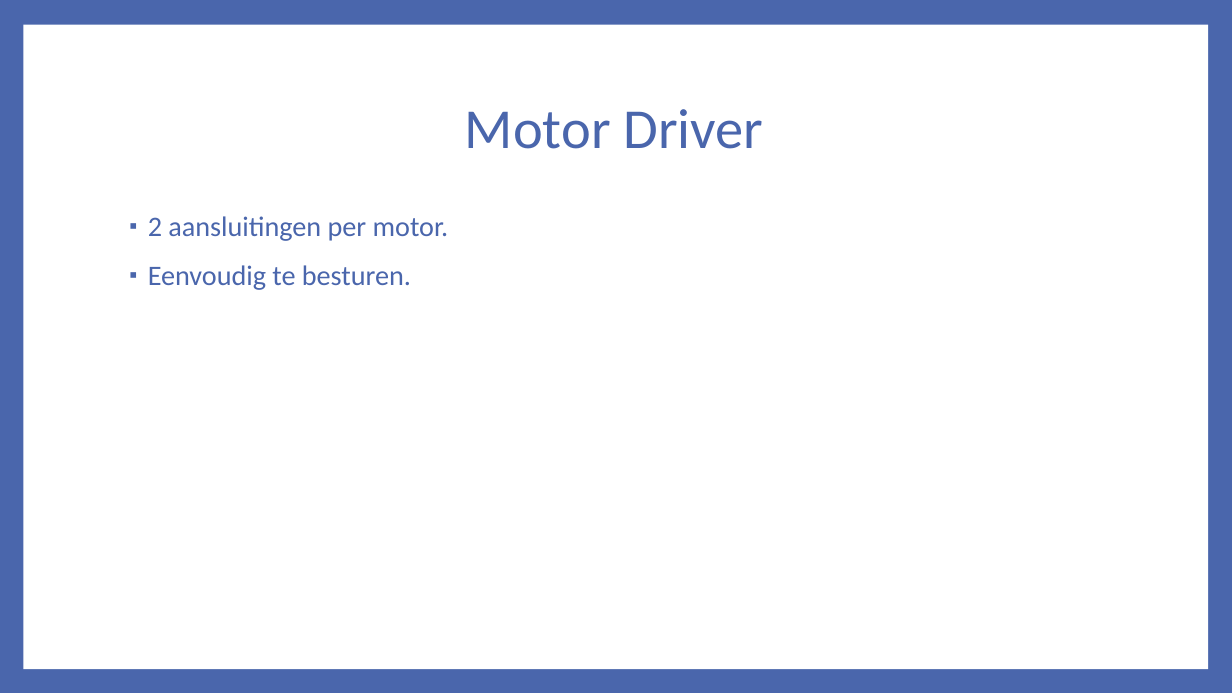
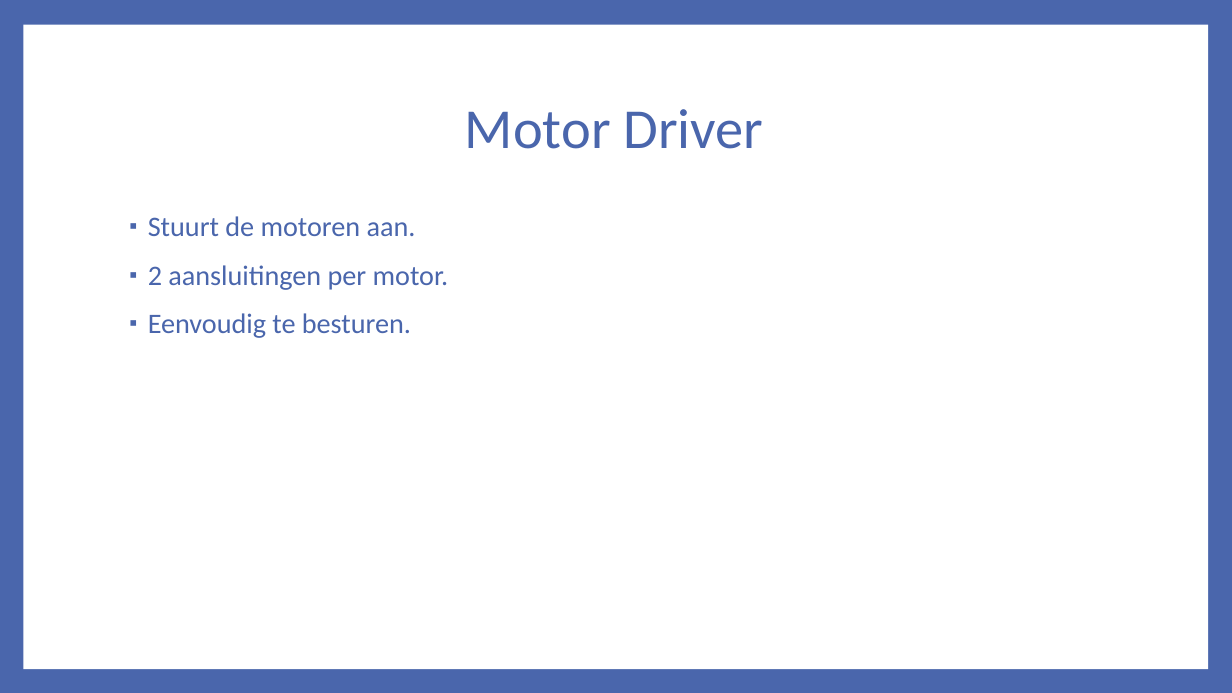
Before and after one commit to jeroenvanhattem/Arduino-Workshop, a slide deck: slide 14 of Documents/Arduino Advanced.pptx. Drawn at 1232x693 pixels with LibreOffice and Linux fonts; fonts in the diff are those of the drawing. Boxes give left, top, right and bottom in pixels: in the first picture for what was removed or moved away, otherwise in the second. Text is boxed around its words. In the diff, an @@ line names an element or a change of style, - is before the commit and + after.

```diff
--- a/Documents/Arduino Advanced.pptx
+++ b/Documents/Arduino Advanced.pptx
@@ text at [148, 216, 416, 236]: paragraph added @@
+▪ Stuurt de motoren aan.
```
Also in this commit, not shown: 2 other slides changed, 1 other file.
